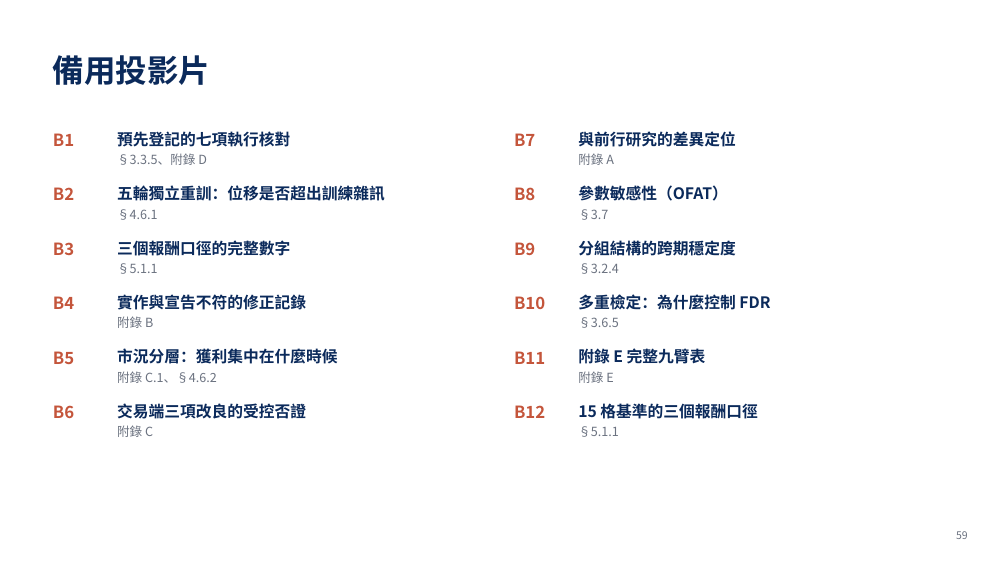
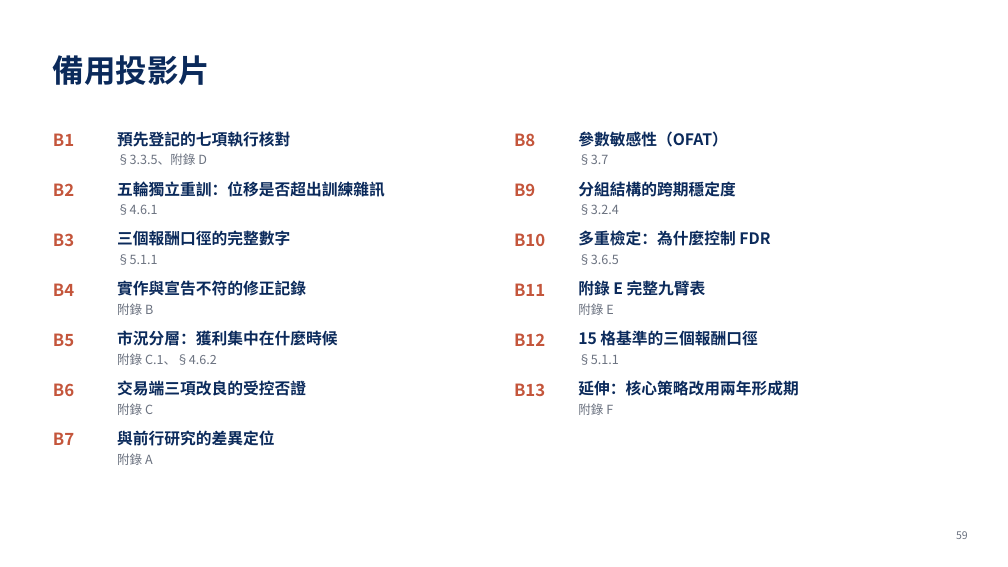
Before and after one commit to LerajieAsta/pairtrade_trainingproject, a slide deck: slide 59 of thesis/1150922_60min.pptx. Drawn at 1008x567 pixels with LibreOffice and Linux fonts; fonts in the diff are those of the drawing. Boxes give left, top, right and bottom in pixels: in the first picture for what was removed or moved away, otherwise in the second. Text is boxed around its words. In the diff, an @@ line names an element or a change of style, - is before the commit and + after.

```diff
--- a/thesis/1150922_60min.pptx
+++ b/thesis/1150922_60min.pptx
@@ text "B8": place and size @@
-text "B8" at (514,187,535,200)
+text "B8" at (514,133,535,146)
@@ text "參數敏感性（OFAT）": place and size @@
-text "參數敏感性（OFAT）" at (578,185,728,220)
+text "參數敏感性（OFAT）" at (578,131,728,165)
@@ text "B2": place and size @@
-text "B2" at (53,187,74,200)
+text "B2" at (53,183,74,196)
@@ text "五輪獨立重訓：位移是否超出訓練雜訊": place and size @@
-text "五輪獨立重訓：位移是否超出訓練雜訊" at (117,185,385,220)
+text "五輪獨立重訓：位移是否超出訓練雜訊" at (117,181,385,215)
@@ text "B9": place and size @@
-text "B9" at (514,242,535,255)
+text "B9" at (514,183,535,196)
@@ text "分組結構的跨期穩定度": place and size @@
-text "分組結構的跨期穩定度" at (578,240,735,274)
+text "分組結構的跨期穩定度" at (578,181,735,215)
@@ text "B3": place and size @@
-text "B3" at (53,242,74,255)
+text "B3" at (53,233,74,246)
@@ text "三個報酬口徑的完整數字": place and size @@
-text "三個報酬口徑的完整數字" at (117,240,290,274)
+text "三個報酬口徑的完整數字" at (117,230,290,265)
@@ text "B10": place and size @@
-text "B10" at (514,296,545,309)
+text "B10" at (514,233,545,246)
@@ text "多重檢定：為什麼控制 FDR": place and size @@
-text "多重檢定：為什麼控制 FDR" at (578,294,770,328)
+text "多重檢定：為什麼控制 FDR" at (578,230,770,265)
@@ text "B4": place and size @@
-text "B4" at (53,296,74,309)
+text "B4" at (53,283,74,296)
@@ text "實作與宣告不符的修正記錄": place and size @@
-text "實作與宣告不符的修正記錄" at (117,294,306,328)
+text "實作與宣告不符的修正記錄" at (117,280,306,315)
@@ text "B11": place and size @@
-text "B11" at (514,351,545,364)
+text "B11" at (514,283,545,296)
@@ text "附錄 E 完整九臂表": place and size @@
-text "附錄 E 完整九臂表" at (578,347,706,383)
+text "附錄 E 完整九臂表" at (578,279,706,315)
@@ text "B5": place and size @@
-text "B5" at (53,351,74,364)
+text "B5" at (53,333,74,346)
@@ text "市況分層：獲利集中在什麼時候": place and size @@
-text "市況分層：獲利集中在什麼時候" at (117,348,337,383)
+text "市況分層：獲利集中在什麼時候" at (117,330,337,365)
@@ text "B12": place and size @@
-text "B12" at (514,405,545,418)
+text "B12" at (514,333,545,346)
@@ text "15 格基準的三個報酬口徑": place and size @@
-text "15 格基準的三個報酬口徑" at (578,403,757,437)
+text "15 格基準的三個報酬口徑" at (578,330,757,365)
@@ text "B6": place and size @@
-text "B6" at (53,405,74,418)
+text "B6" at (53,383,74,396)
@@ text "交易端三項改良的受控否證": place and size @@
-text "交易端三項改良的受控否證" at (117,403,306,437)
+text "交易端三項改良的受控否證" at (117,380,306,415)
@@ text added at (514,383,545,396), 16 pt, text #C4553B, bold @@
+B13
@@ text added at (578,380,798,415), 15 pt, text #0B2A5B, bold @@
+延伸：核心策略改用兩年形成期
+附錄 F
@@ text "B7": place and size @@
-text "B7" at (514,133,535,146)
+text "B7" at (53,432,74,445)
@@ text "與前行研究的差異定位": place and size @@
-text "與前行研究的差異定位" at (578,131,735,165)
+text "與前行研究的差異定位" at (117,430,274,465)
```
Also in this commit, not shown: 1 other slide changed, 1 slide added, 2 other files.
